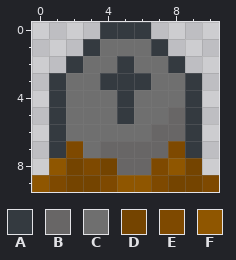
Two states of a pixel-art file, sprites/tombstone.aseprite. Above is the file before it was changed.
11x10 pixels, 1 frame. Colours within 5 levels of each other are drawn and written as one.
Palette (. is transparent): A #343a40  B #686666  C #6f6f6f  D #744400  E #7e4900  F #8f5600
The result:
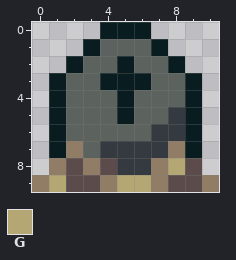
Colours new in this view: G #b5a774
From old to new:
colour A: #343a40 -> #091d21
colour B: #686666 -> #343a40
colour C: #6f6f6f -> #5c635e
colour D: #744400 -> #5c4b4b
colour E: #7e4900 -> #917d65
y 8: x 1 F -> E; x 8 F -> G
y 9: x 0..1 FE -> EG; x 5..6 FF -> GG
Changed places in both pictures, as pixel boxes (x1, y1, x2, y2):
changed: (32, 22, 219, 192)
